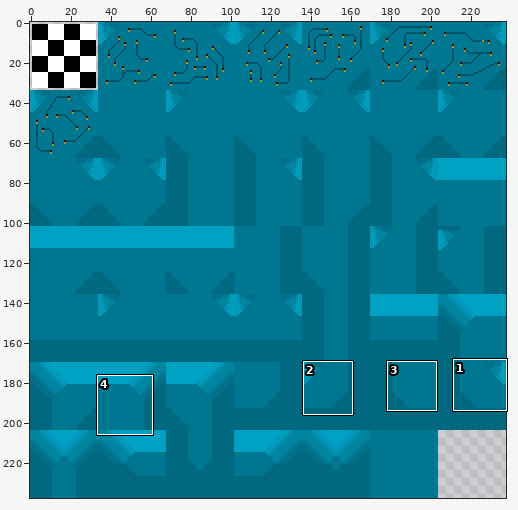
One commit to this sprite sheet: tilesets/tilTest/output_tileset.png. Above: a wide view before the commit, with the close-up outlined.
Close-up. Earlier state:
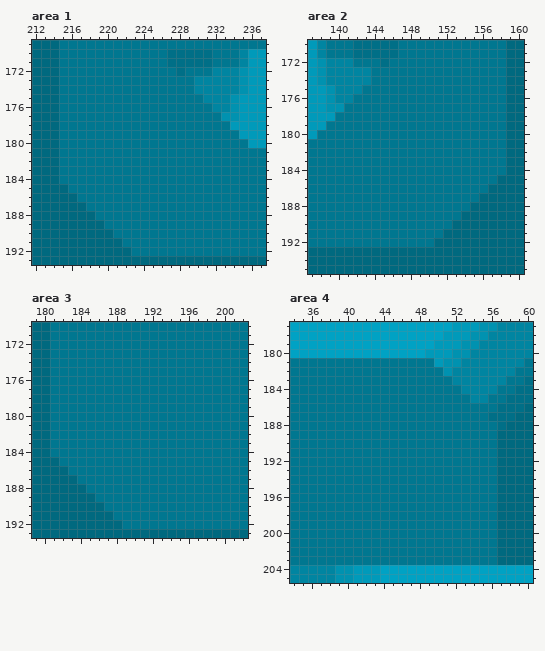
The file is 476x476 pixels, drawn in blocks of 2x2; one block is one cell here. Colours within 5 levels of each other are drawn and written as one. Shown: area 1: x 212..237, y 169..193; area 2: x 137..160, y 170..195; area 3: x 179..202, y 170..193; area 4: x 34..60, y 177..205. The commit also changed other parts of the picture, which this record leaves out.
Now the later version:
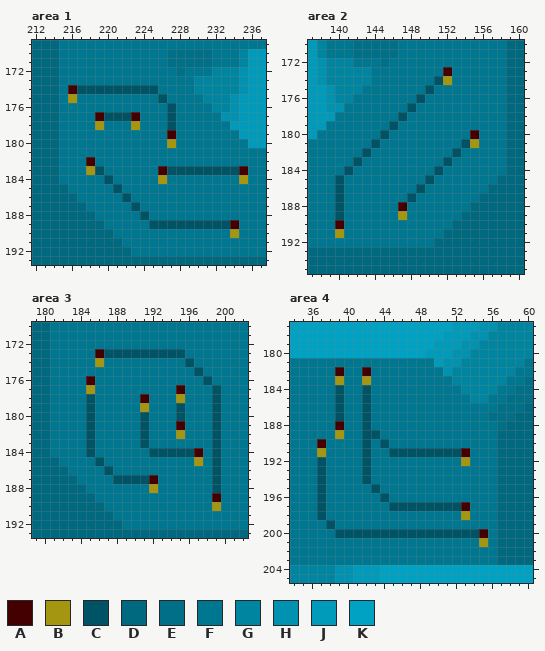
Palette (. is transparent): A #440000  B #a49611  C #005364  D #00697f  E #006f87  F #007790  G #0085a1  H #0092b0  J #009aba  K #00a2c4
Change:
--- area 1
@@ x 212..237 @@
 173 DDDFFFFFFFFFFFFFFFGGGGGHJJ
-174 DDDFFFFFFFFFFFFFFFGGGGGHJJ
-175 DDDFFFFFFFFFFFFFFFFGGGHJJJ
-176 DDDFFFFFFFFFFFFFFFFFGGHJJJ
-177 DDDFFFFFFFFFFFFFFFFFFHHJJJ
-178 DDDFFFFFFFFFFFFFFFFFFFJJJJ
-179 DDDFFFFFFFFFFFFFFFFFFFFJJJ
-180 DDDFFFFFFFFFFFFFFFFFFFFFJJ
+174 DDDFACCCCCCCCCFFFFGGGGGHJJ
+175 DDDFBFFFFFFFFFCFFFFGGGHJJJ
+176 DDDFFFFFFFFFFFFCFFFFGGHJJJ
+177 DDDFFFFACCCAFFFCFFFFFHHJJJ
+178 DDDFFFFBFFFBFFFCFFFFFFJJJJ
+179 DDDFFFFFFFFFFFFAFFFFFFFJJJ
+180 DDDFFFFFFFFFFFFBFFFFFFFFJJ
 181 DDDFFFFFFFFFFFFFFFFFFFFFFF
-182 DDDFFFFFFFFFFFFFFFFFFFFFFF
-183 DDDFFFFFFFFFFFFFFFFFFFFFFF
-184 DDDFFFFFFFFFFFFFFFFFFFFFFF
-185 DDDDFFFFFFFFFFFFFFFFFFFFFF
-186 DDDDDFFFFFFFFFFFFFFFFFFFFF
-187 DDDDDDFFFFFFFFFFFFFFFFFFFF
-188 DDDDDDDFFFFFFFFFFFFFFFFFFF
-189 DDDDDDDDFFFFFFFFFFFFFFFFFF
-190 DDDDDDDDDFFFFFFFFFFFFFFFFF
+182 DDDFFFAFFFFFFFFFFFFFFFFFFF
+183 DDDFFFBCFFFFFFACCCCCCCCAFF
+184 DDDFFFFFCFFFFFBFFFFFFFFBFF
+185 DDDDFFFFFCFFFFFFFFFFFFFFFF
+186 DDDDDFFFFFCFFFFFFFFFFFFFFF
+187 DDDDDDFFFFFCFFFFFFFFFFFFFF
+188 DDDDDDDFFFFFCFFFFFFFFFFFFF
+189 DDDDDDDDFFFFFCCCCCCCCCAFFF
+190 DDDDDDDDDFFFFFFFFFFFFFBFFF
 191 DDDDDDDDDDFFFFFFFFFFFFFFFF
--- area 2
@@ x 137..160 @@
 172 JHGGGFFFEFFFFFFFFFFFFFDD
-173 JHGGGGGFFFFFFFFFFFFFFFDD
-174 JHGGGGGFFFFFFFFFFFFFFFDD
-175 JJHGGGFFFFFFFFFFFFFFFFDD
-176 JJHGGFFFFFFFFFFFFFFFFFDD
-177 JJHHFFFFFFFFFFFFFFFFFFDD
-178 JJJFFFFFFFFFFFFFFFFFFFDD
-179 JJFFFFFFFFFFFFFFFFFFFFDD
-180 JFFFFFFFFFFFFFFFFFFFFFDD
-181 FFFFFFFFFFFFFFFFFFFFFFDD
-182 FFFFFFFFFFFFFFFFFFFFFFDD
-183 FFFFFFFFFFFFFFFFFFFFFFDD
-184 FFFFFFFFFFFFFFFFFFFFFFDD
-185 FFFFFFFFFFFFFFFFFFFFFDDD
-186 FFFFFFFFFFFFFFFFFFFFDDDD
-187 FFFFFFFFFFFFFFFFFFFDDDDD
-188 FFFFFFFFFFFFFFFFFFDDDDDD
-189 FFFFFFFFFFFFFFFFFDDDDDDD
-190 FFFFFFFFFFFFFFFFDDDDDDDD
-191 FFFFFFFFFFFFFFFDDDDDDDDD
+173 JHGGGGGFFFFFFFFAFFFFFFDD
+174 JHGGGGGFFFFFFFCBFFFFFFDD
+175 JJHGGGFFFFFFFCFFFFFFFFDD
+176 JJHGGFFFFFFFCFFFFFFFFFDD
+177 JJHHFFFFFFFCFFFFFFFFFFDD
+178 JJJFFFFFFFCFFFFFFFFFFFDD
+179 JJFFFFFFFCFFFFFFFFFFFFDD
+180 JFFFFFFFCFFFFFFFFFAFFFDD
+181 FFFFFFFCFFFFFFFFFCBFFFDD
+182 FFFFFFCFFFFFFFFFCFFFFFDD
+183 FFFFFCFFFFFFFFFCFFFFFFDD
+184 FFFFCFFFFFFFFFCFFFFFFFDD
+185 FFFCFFFFFFFFFCFFFFFFFDDD
+186 FFFCFFFFFFFFCFFFFFFFDDDD
+187 FFFCFFFFFFFCFFFFFFFDDDDD
+188 FFFCFFFFFFAFFFFFFFDDDDDD
+189 FFFCFFFFFFBFFFFFFDDDDDDD
+190 FFFAFFFFFFFFFFFFDDDDDDDD
+191 FFFBFFFFFFFFFFFDDDDDDDDD
 192 FFFFFFFFFFFFFFDDDDDDDDDD
--- area 3
@@ x 179..202 @@
 172 DDFFFFFFFFFFFFFFFFFFFFFF
-173 DDFFFFFFFFFFFFFFFFFFFFFF
-174 DDFFFFFFFFFFFFFFFFFFFFFF
-175 DDFFFFFFFFFFFFFFFFFFFFFF
-176 DDFFFFFFFFFFFFFFFFFFFFFF
-177 DDFFFFFFFFFFFFFFFFFFFFFF
-178 DDFFFFFFFFFFFFFFFFFFFFFF
-179 DDFFFFFFFFFFFFFFFFFFFFFF
-180 DDFFFFFFFFFFFFFFFFFFFFFF
-181 DDFFFFFFFFFFFFFFFFFFFFFF
-182 DDFFFFFFFFFFFFFFFFFFFFFF
-183 DDFFFFFFFFFFFFFFFFFFFFFF
-184 DDFFFFFFFFFFFFFFFFFFFFFF
-185 DDDFFFFFFFFFFFFFFFFFFFFF
-186 DDDDFFFFFFFFFFFFFFFFFFFF
-187 DDDDDFFFFFFFFFFFFFFFFFFF
-188 DDDDDDFFFFFFFFFFFFFFFFFF
-189 DDDDDDDFFFFFFFFFFFFFFFFF
-190 DDDDDDDDFFFFFFFFFFFFFFFF
+173 DDFFFFFACCCCCCCCCFFFFFFF
+174 DDFFFFFBFFFFFFFFFCFFFFFF
+175 DDFFFFFFFFFFFFFFFFCFFFFF
+176 DDFFFFAFFFFFFFFFFFFCFFFF
+177 DDFFFFBFFFFFFFFFAFFFCFFF
+178 DDFFFFCFFFFFAFFFBFFFCFFF
+179 DDFFFFCFFFFFBFFFCFFFCFFF
+180 DDFFFFCFFFFFCFFFCFFFCFFF
+181 DDFFFFCFFFFFCFFFAFFFCFFF
+182 DDFFFFCFFFFFCFFFBFFFCFFF
+183 DDFFFFCFFFFFCFFFFFFFCFFF
+184 DDFFFFCFFFFFFCCCCCAFCFFF
+185 DDDFFFFCFFFFFFFFFFBFCFFF
+186 DDDDFFFFCFFFFFFFFFFFCFFF
+187 DDDDDFFFFCCCCAFFFFFFCFFF
+188 DDDDDDFFFFFFFBFFFFFFCFFF
+189 DDDDDDDFFFFFFFFFFFFFAFFF
+190 DDDDDDDDFFFFFFFFFFFFBFFF
 191 DDDDDDDDDFFFFFFFFFFFFFFF
--- area 4
@@ x 34..60 @@
 181 FFFFFFFFFFFFFFFFJHHGGGGGGGF
-182 FFFFFFFFFFFFFFFFFHGGGGGGGFF
-183 FFFFFFFFFFFFFFFFFFGGGGGGFFE
-184 FFFFFFFFFFFFFFFFFFFGGGGFFEE
-185 FFFFFFFFFFFFFFFFFFFFGGFFEEE
-186 FFFFFFFFFFFFFFFFFFFFFFFEEED
-187 FFFFFFFFFFFFFFFFFFFFFFEEEDD
-188 FFFFFFFFFFFFFFFFFFFFFFFEDDD
-189 FFFFFFFFFFFFFFFFFFFFFFFDDDD
-190 FFFFFFFFFFFFFFFFFFFFFFFDDDD
-191 FFFFFFFFFFFFFFFFFFFFFFFDDDD
-192 FFFFFFFFFFFFFFFFFFFFFFFDDDD
-193 FFFFFFFFFFFFFFFFFFFFFFFDDDD
-194 FFFFFFFFFFFFFFFFFFFFFFFDDDD
-195 FFFFFFFFFFFFFFFFFFFFFFFDDDD
-196 FFFFFFFFFFFFFFFFFFFFFFFDDDD
-197 FFFFFFFFFFFFFFFFFFFFFFFDDDD
-198 FFFFFFFFFFFFFFFFFFFFFFFDDDD
-199 FFFFFFFFFFFFFFFFFFFFFFFDDDD
-200 FFFFFFFFFFFFFFFFFFFFFFFDDDD
-201 FFFFFFFFFFFFFFFFFFFFFFFDDDD
+182 FFFFFAFFAFFFFFFFFHGGGGGGGFF
+183 FFFFFBFFBFFFFFFFFFGGGGGGFFE
+184 FFFFFCFFCFFFFFFFFFFGGGGFFEE
+185 FFFFFCFFCFFFFFFFFFFFGGFFEEE
+186 FFFFFCFFCFFFFFFFFFFFFFFEEED
+187 FFFFFCFFCFFFFFFFFFFFFFEEEDD
+188 FFFFFAFFCFFFFFFFFFFFFFFEDDD
+189 FFFFFBFFCCFFFFFFFFFFFFFDDDD
+190 FFFAFFFFCFCFFFFFFFFFFFFDDDD
+191 FFFBFFFFCFFCCCCCCCCAFFFDDDD
+192 FFFCFFFFCFFFFFFFFFFBFFFDDDD
+193 FFFCFFFFCFFFFFFFFFFFFFFDDDD
+194 FFFCFFFFCFFFFFFFFFFFFFFDDDD
+195 FFFCFFFFFCFFFFFFFFFFFFFDDDD
+196 FFFCFFFFFFCFFFFFFFFFFFFDDDD
+197 FFFCFFFFFFFCCCCCCCCAFFFDDDD
+198 FFFCFFFFFFFFFFFFFFFBFFFDDDD
+199 FFFFCFFFFFFFFFFFFFFFFFFDDDD
+200 FFFFFCCCCCCCCCCCCCCCCAFDDDD
+201 FFFFFFFFFFFFFFFFFFFFFBFDDDD
 202 FFFFFFFFFFFFFFFFFFFFFFFDDDD
